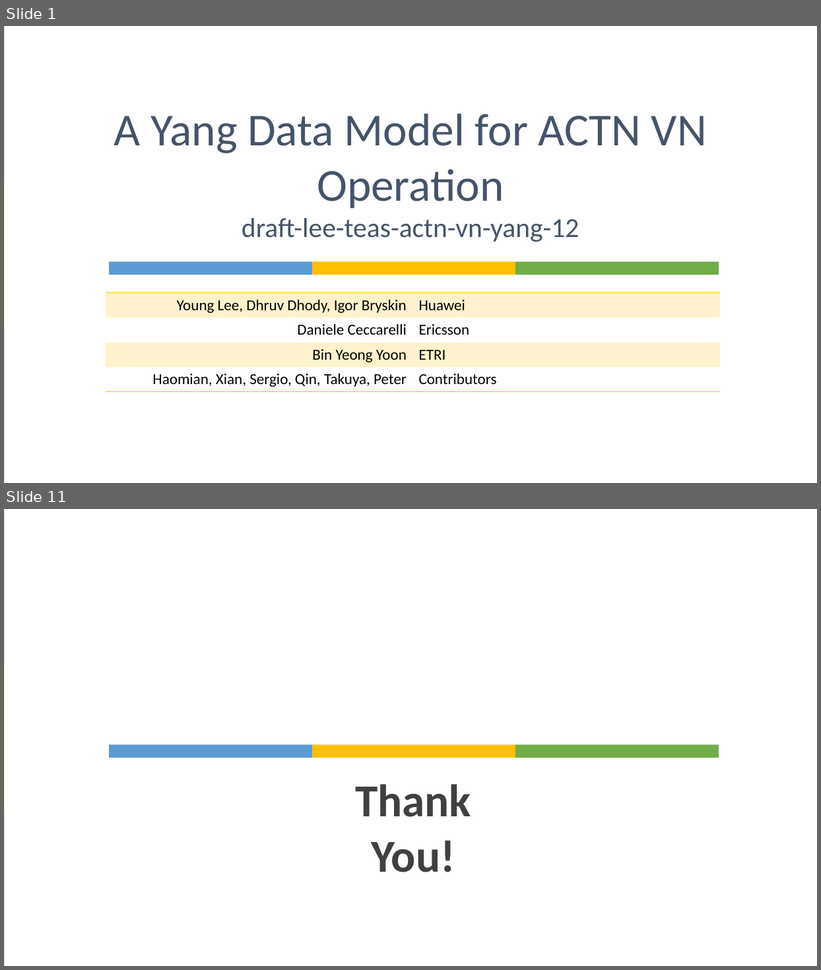
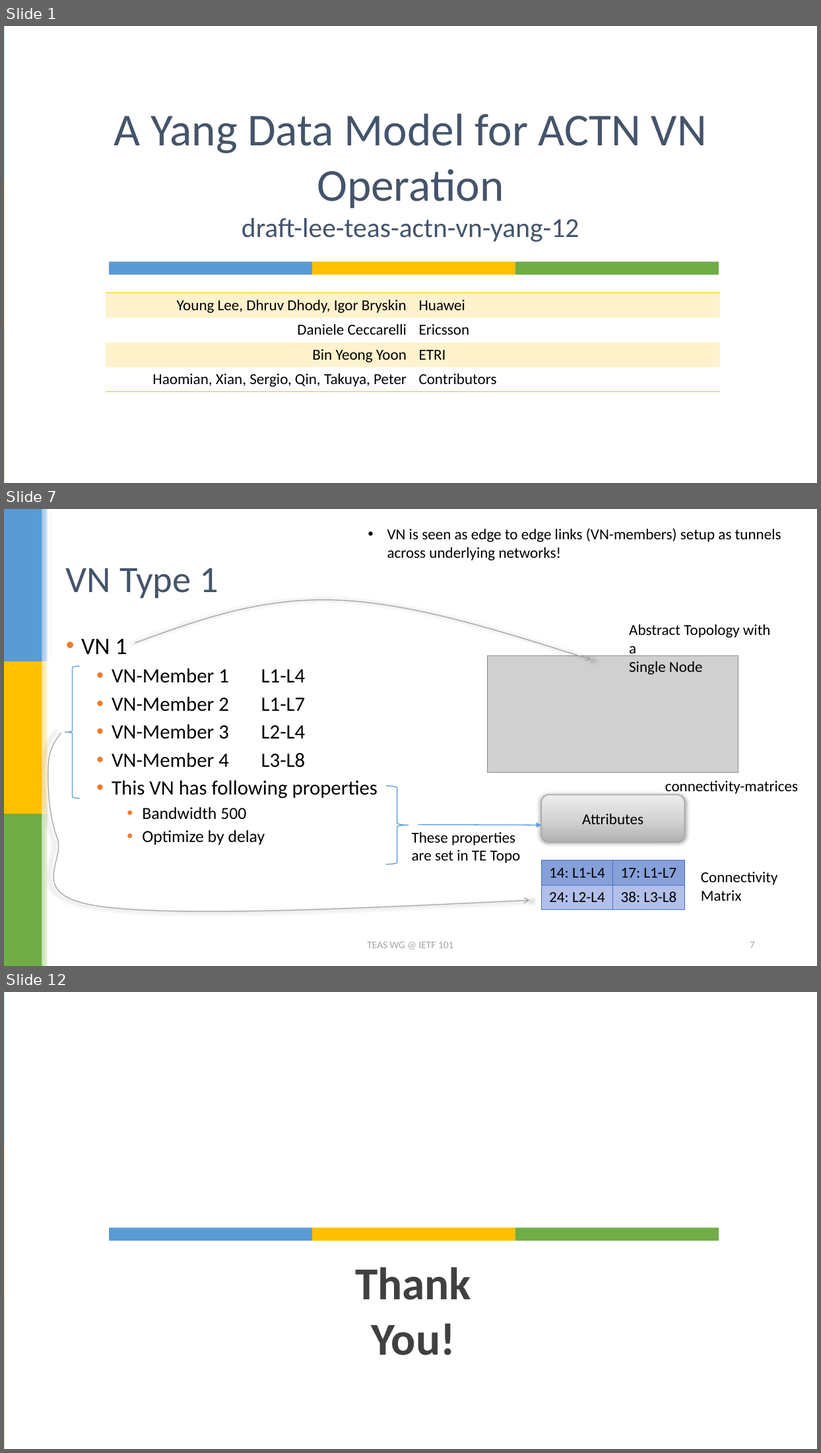
Before and after one commit to dhruvdhody-huawei/101, a slide deck: draft-lee-teas-actn-vn-yang.pptx. Shown one above the other, each under a label of ours: slides 1 and 11 before the commit, slides 1, 7 and 12 after it; the slides between them are not shown. The pictures are 821x970 and 821x1453 pixels, drawn with LibreOffice and Linux fonts; fonts in the diff are those of the drawing; grey boxes stand for pictures. Boxes give left, top, right and bottom in pixels: in the first picture for what was removed or moved away, otherwise in the second. Text is boxed around its words. In the diff, an @@ line names an element or a change of style, - is before the commit and + after.

```diff
--- a/draft-lee-teas-actn-vn-yang.pptx
+++ b/draft-lee-teas-actn-vn-yang.pptx
@@ slide 7 added at (4,509,817,966), background #FFFFFF; not listed: 6 template elements that a slide beside it also shows @@
@@ text added at (387,528,781,560), 18 pt, text #000000 @@
+• VN is seen as edge to edge links (VN-members) setup as tunnels across underlying networks!
@@ title added at (66,568,218,598), 44 pt, text #44546A @@
+VN Type 1
@@ freeform shape added at (135,600,591,659), outline #A5A5A5 1 pt @@
@@ text added at (629,625,771,675), 18 pt, text #000000 @@
+Abstract Topology with a
+Single Node
@@ text added at (81,639,378,845), 24 pt, text #000000 @@
+• VN 1
+  • VN-Member 1 L1-L4
+  • VN-Member 2 L1-L7
+  • VN-Member 3 L2-L4
+  • VN-Member 4 L3-L8
+  • This VN has following properties
+    • Bandwidth 500
+    • Optimize by delay
@@ rectangle added at (42,661,52,814), fill gradient #FFE699 to #FFFFFF @@
@@ left brace added at (65,666,80,799), outline #5B9BD5 1 pt @@
@@ picture added at (488,656,739,773) @@
@@ freeform shape added at (48,733,530,912), outline #A5A5A5 1 pt @@
@@ text added at (665,781,798,796), 18 pt, text #000000 @@
+  connectivity-matrices
@@ right brace added at (386,786,409,865), outline #5B9BD5 1 pt @@
@@ rounded rectangle added at (541,795,684,843), fill gradient #B1B1B1 to #D5D5D5 to #EDEDED, outline #A5A5A5 1 pt, 18 pt, text #000000 @@
+Attributes
@@ arrow added from (418, 825) to (541, 826), #5B9BD5 1 pt @@
@@ text added at (412,832,521,863), 18 pt, text #000000 @@
+  These properties
+  are set in TE Topo
@@ table added at (541,861,684,910), 2 rows, 2 columns @@
+14: L1-L4 | 17: L1-L7
+24: L2-L4 | 38: L3-L8
@@ text added at (701,872,778,901), 18 pt, text #000000 @@
+Connectivity
+Matrix
@@ text added at (367,942,453,949), 12 pt, text #A5A5A5 @@
+TEAS WG @ IETF 101
@@ page number added at (750,942,755,949), 12 pt, text #A5A5A5 @@
+7
@@ what was slide 11 is now slide 12 @@
```
Also in this commit, not shown: 8 slides changed, 6 other slides added, 1 slide removed, 1 other file.
